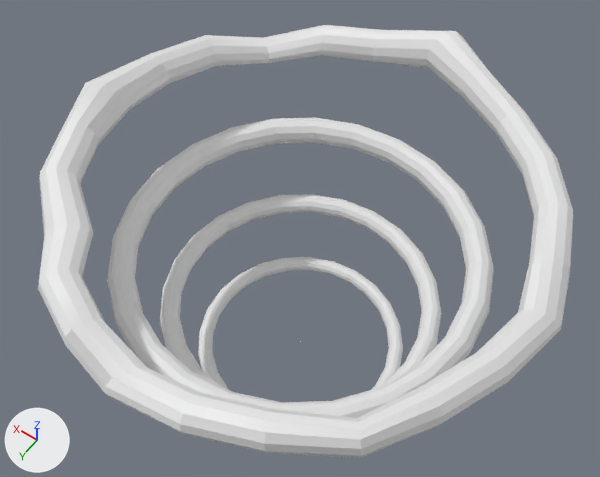
The FBX model Assets/MyModel3dsMax/Modele/Curseur/curseur_anim.FBX as it was, and as the next commit left it.
Camera for both pictures: a camera (50 mm lens) standing at (-0.209, 0.293, 0.358) and looking at (0.01, -0.014, -0.124). The lights are fixed; the arrows at lower left show +X, +Y and +Z. Where no turn or scale is listed for an object, it has been applied to the vertices.
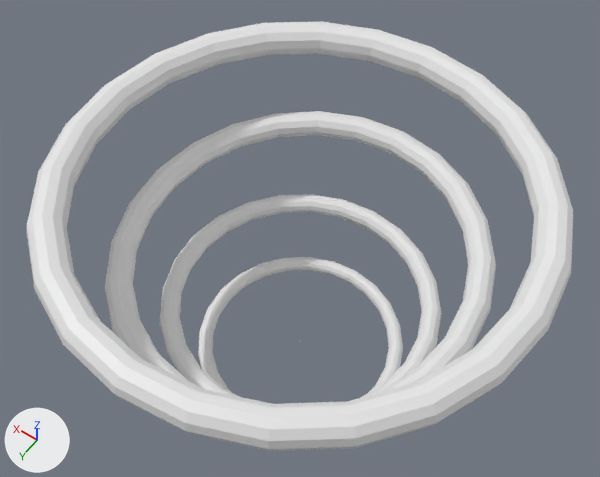
Where the newer file only moved an object's origin or applied its transform, the numbers keep the older frame.

Diff of the bpy script that builds the scene:
```diff
--- a/Assets/MyModel3dsMax/Modele/Curseur/curseur_anim.FBX.py
+++ b/Assets/MyModel3dsMax/Modele/Curseur/curseur_anim.FBX.py
@@ me_mesh @@
 # used by ob_torus3; location = (0.0, 0.0, -0.0576); scale = (0.00323, 0.00323, 0.00323)
-me_mesh.from_pydata(...)  # 288 vertices, 288 faces; spans x -56.4..53.5, y -56.4..53.5, z -10.1..8.8
+me_mesh.from_pydata(...)  # 288 vertices, 288 faces; spans x -54.9..54.9, y -3.9..3.9, z -54.9..54.9
+# me_mesh part 2: 288 of 288 vertices moved; they spanned x -56.4..53.5, y -56.4..53.5, z -10.1..8.8 and now span x -54.9..54.9, y -3.9..3.9, z -54.9..54.9; mean shift (0.3, 0.3, 0.6); largest move (13.4, -53.8, -0.3) -> (14.2, 0.0, 53.1)
@@ me_mesh_002 @@
 me_mesh_002.from_pydata(...)  # 288 vertices, 288 faces; spans x -0.138..0.138, y -0.138..0.138, z -0.011..0.011
 # used by ob_torus2; location = (0.0, 0.0, -0.1221)
+# me_mesh_002 part 1: the whole mesh is multiplied about its middle by the matrix ((1.0, 0.0, 0.0), (0.0, 1.037, 0.04), (0.0, -0.043, 0.896))
@@ ob_torus3 @@
 ob_torus3.location = (0.0, 0.0, -0.0576)
+ob_torus3.rotation_euler = (1.571, 0.0, 0.0)  # degrees (90, 0, 0)
 ob_torus3.scale = (0.00323, 0.00323, 0.00323)
```

Changed parts and their boxes (x1, y1, x2, y2) in the pictures (600 x 477 px):
'Torus3', reshaped, turned: before (38, 25, 573, 458); after (27, 21, 573, 451)
'Torus2', reshaped: before (107, 118, 494, 418); after (105, 111, 496, 396)
